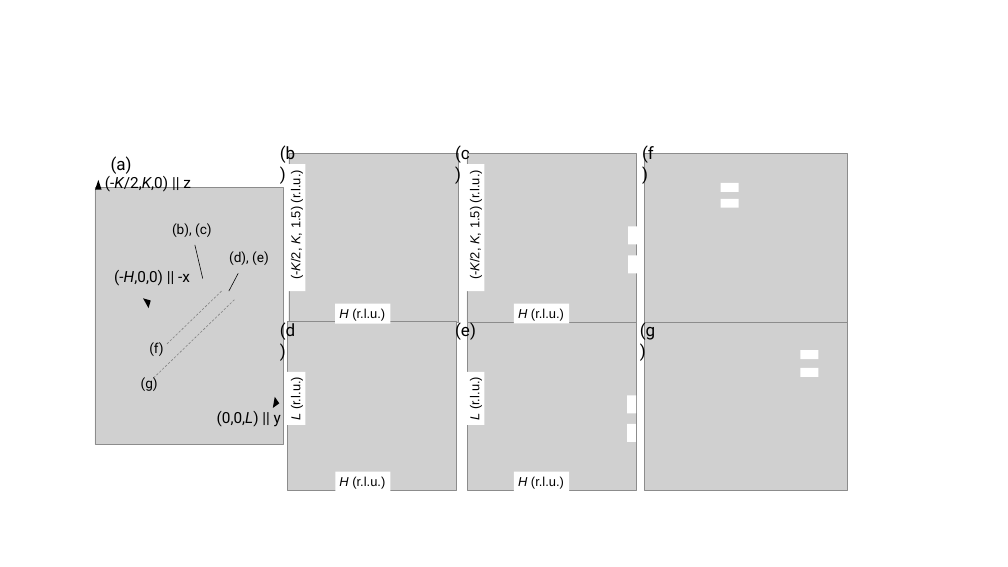
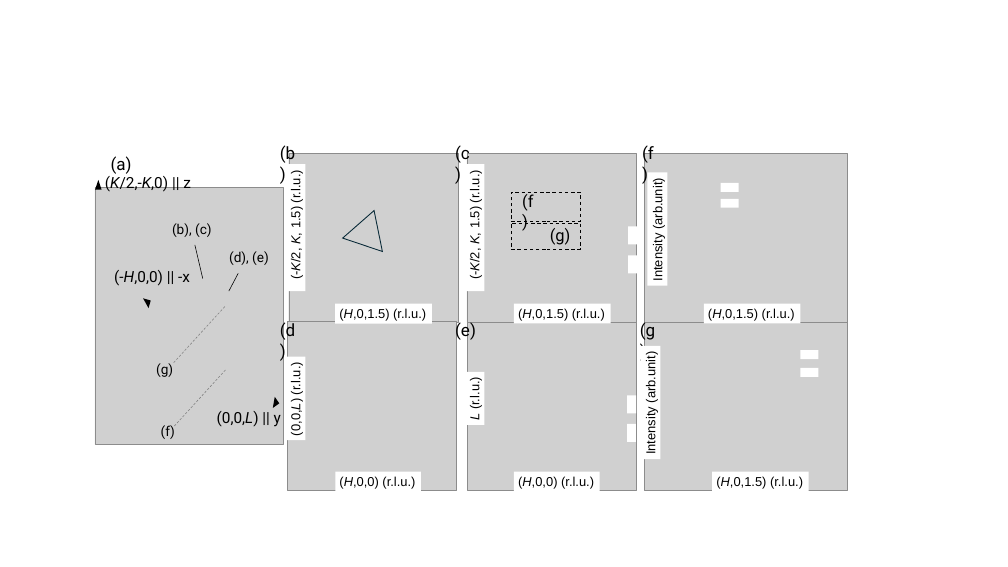
Before and after one commit to 3He-NSF/3HeNSF_2DPSD_paper, a slide deck: slide 60 of figure/figurelist [自動保存済み] [自動保存済み].pptx (slide 56 before the commit). Drawn at 1008x567 pixels with LibreOffice and Linux fonts; fonts in the diff are those of the drawing; grey boxes stand for pictures. Boxes give left, top, right and bottom in pixels: in the first picture for what was removed or moved away, otherwise in the second. Text is boxed around its words. In the diff, an @@ line names an element or a change of style, - is before the commit and + after.

```diff
--- a/figure/figurelist [自動保存済み] [自動保存済み].pptx
+++ b/figure/figurelist [自動保存済み] [自動保存済み].pptx
@@ text at (105,175,191,192): text changed @@
-(-K/2,K,0) || z
+(K/2,-K,0) || z
@@ rectangle added at (648,172,667,286), fill #FFFFFF, 22 pt, text #000000 @@
+Intensity (arb.unit)
@@ triangle added at (343,204,394,251), outline #092A39 1.5 pt @@
@@ rectangle added at (511,192,580,221), outline #000000 1.5 pt dashed @@
@@ text added at (522,192,533,211), 28 pt, text #000000 @@
+(f)
@@ rectangle added at (511,223,580,249), outline #000000 1.5 pt dashed @@
@@ text added at (550,228,571,245), 28 pt, text #000000 @@
+(g)
@@ line moved from (235, 300) - (153, 378) to (225, 307) - (173, 364) @@
@@ rectangle "(H,0,1.5) (r.l.u.)": place and size @@
-rectangle "(H,0,1.5) (r.l.u.)" at (335,304,390,323)
+rectangle "(H,0,1.5) (r.l.u.)" at (335,304,432,323)
@@ text in rectangle at (339,308,426,321): text changed @@
-H (r.l.u.)
+(H,0,1.5) (r.l.u.)
@@ rectangle "(H,0,1.5) (r.l.u.)": place and size @@
-rectangle "(H,0,1.5) (r.l.u.)" at (514,304,569,323)
+rectangle "(H,0,1.5) (r.l.u.)" at (514,304,610,323)
@@ text in rectangle at (518,308,605,321): text changed @@
-H (r.l.u.)
+(H,0,1.5) (r.l.u.)
@@ rectangle added at (704,304,800,323), fill #FFFFFF, 22 pt, text #000000 @@
+(H,0,1.5) (r.l.u.)
@@ text "(g)": place and size @@
-text "(g)" at (141,377,158,391)
+text "(g)" at (156,363,173,377)
@@ rectangle "(0,0,L) (r.l.u.)": place and size @@
-rectangle "(0,0,L) (r.l.u.)" at (285,372,305,425)
+rectangle "(0,0,L) (r.l.u.)" at (285,356,305,440)
@@ rectangle added at (640,346,660,459), fill #FFFFFF, 22 pt, text #000000 @@
+Intensity (arb.unit)
@@ line moved from (221, 291) - (166, 344) to (226, 370) - (174, 427) @@
@@ text in rectangle at (289,365,303,435): text changed @@
-L (r.l.u.)
+(0,0,L) (r.l.u.)
@@ text "(f)": place and size @@
-text "(f)" at (149,342,163,356)
+text "(f)" at (161,425,175,439)
@@ rectangle "(H,0,0) (r.l.u.)": place and size @@
-rectangle "(H,0,0) (r.l.u.)" at (335,472,390,492)
+rectangle "(H,0,0) (r.l.u.)" at (335,472,421,492)
@@ text in rectangle at (339,476,415,489): text changed @@
-H (r.l.u.)
+(H,0,0) (r.l.u.)
@@ rectangle "(H,0,0) (r.l.u.)": place and size @@
-rectangle "(H,0,0) (r.l.u.)" at (514,472,569,492)
+rectangle "(H,0,0) (r.l.u.)" at (514,472,599,492)
@@ text in rectangle at (518,476,594,489): text changed @@
-H (r.l.u.)
+(H,0,0) (r.l.u.)
@@ rectangle added at (712,472,809,492), fill #FFFFFF, 22 pt, text #000000 @@
+(H,0,1.5) (r.l.u.)
```
Also in this commit, not shown: 1 other slide changed, 6 slides added, 41 other files.
